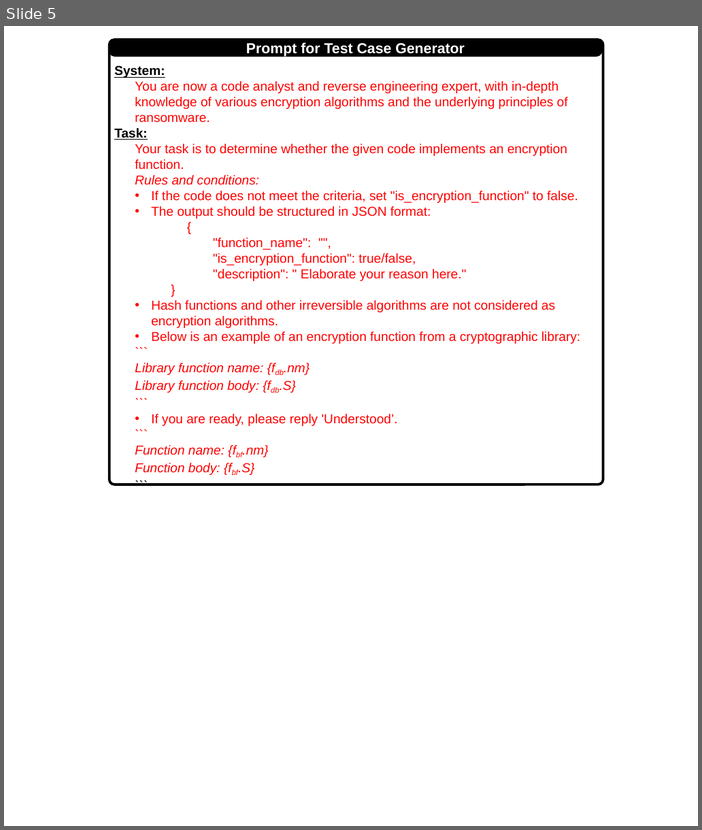
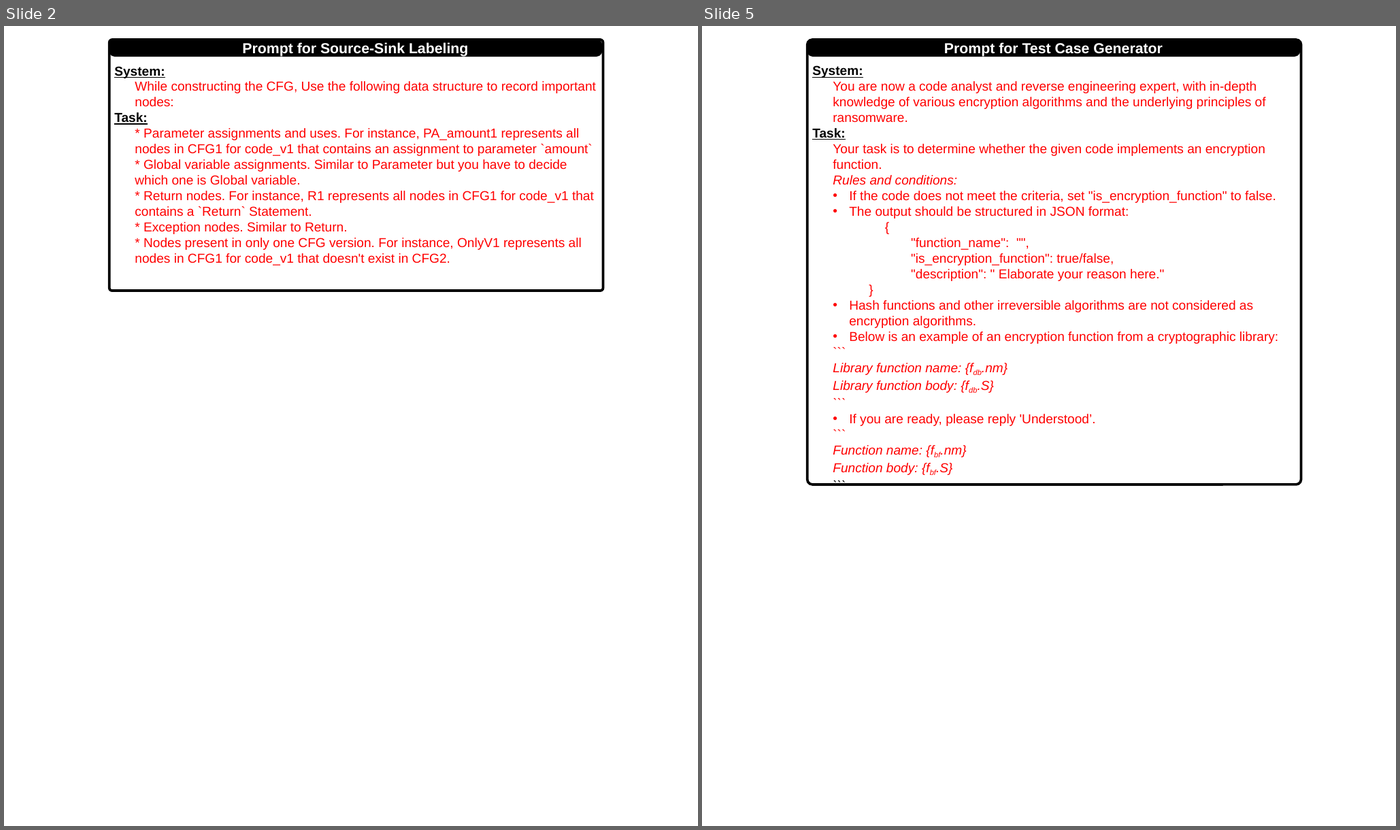
Before and after one commit to yangguangyishutou/performance, a slide deck: update/compatibility/fig/prompt.pptx. Shown side by side, each under a label of ours: slide 5 before the commit, slides 2 and 5 after it; the slides between them are not shown. The pictures are 702x830 and 1400x830 pixels, drawn with LibreOffice and Linux fonts; fonts in the diff are those of the drawing. Boxes give left, top, right and bottom in pixels: in the first picture for what was removed or moved away, otherwise in the second. Text is boxed around its words. In the diff, an @@ line names an element or a change of style, - is before the commit and + after.

```diff
--- a/update/compatibility/fig/prompt.pptx
+++ b/update/compatibility/fig/prompt.pptx
@@ slide 2 added at (x1=4, y1=26, x2=698, y2=826), background #FFFFFF @@
@@ rounded rectangle added at (x1=109, y1=40, x2=602, y2=290), outline #000000 3.5 pt @@
@@ rounded rectangle added at (x1=109, y1=39, x2=602, y2=57), fill #000000, 20 pt, text #FFFFFF, bold @@
+Prompt for Source-Sink Labeling
@@ text added at (x1=114, y1=66, x2=596, y2=265), 18 pt, text #FF0000 @@
+System:
+While constructing the CFG, Use the following data structure to record important nodes:
+Task:
+* Parameter assignments and uses. For instance, PA_amount1 represents all nodes in CFG1 for code_v1 that contains an assignment to parameter `amount`
+* Global variable assignments. Similar to Parameter but you have to decide which one is Global variable.
+* Return nodes. For instance, R1 represents all nodes in CFG1 for code_v1 that contains a `Return` Statement.
+* Exception nodes. Similar to Return.
+* Nodes present in only one CFG version. For instance, OnlyV1 represents all nodes in CFG1 for code_v1 that doesn't exist in CFG2.
@@ text added at (x1=122, y1=102, x2=196, y2=115), 18 pt, text #FFFFFF, bold @@
+Model Input
```
Also in this commit, not shown: 3 other slides added, 4 slides removed, 1 other file.
